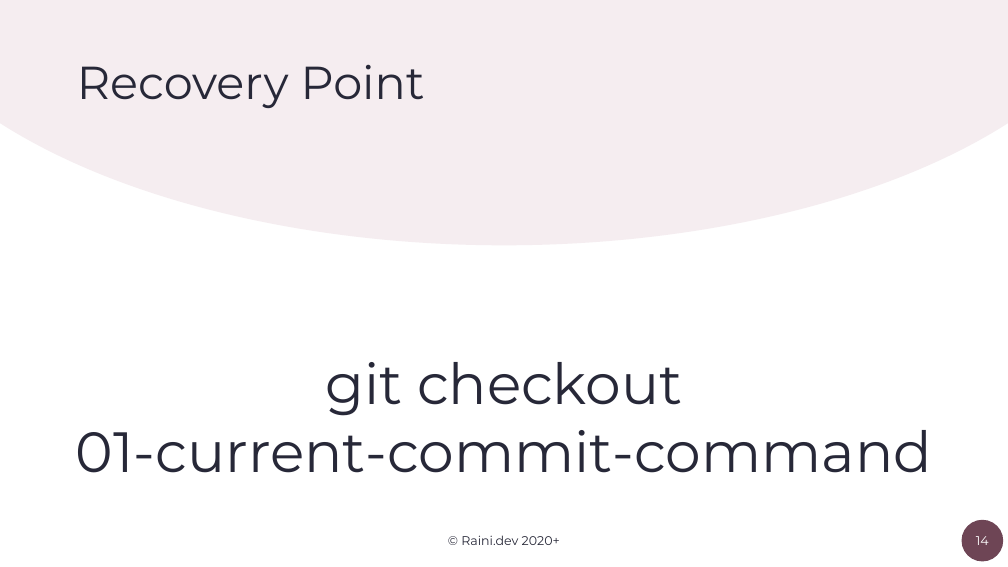
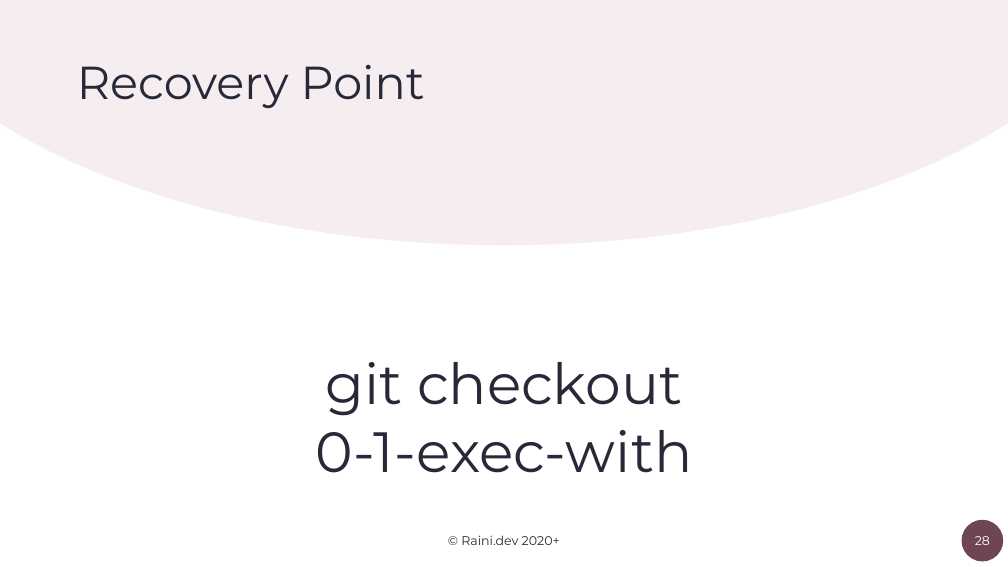
Before and after one commit to orlowdev/clean-project-history-with-semver-and-changelogs, a slide deck: slide 28 of Semantic-Versioning-at-Scale.pptx (slide 14 before the commit). Drawn at 1008x567 pixels with LibreOffice and Linux fonts; fonts in the diff are those of the drawing. Boxes give left, top, right and bottom in pixels: in the first picture for what was removed or moved away, otherwise in the second. Text is boxed around its words. In the diff, an @@ line names an element or a change of style, - is before the commit and + after.

```diff
--- a/Semantic-Versioning-at-Scale.pptx
+++ b/Semantic-Versioning-at-Scale.pptx
@@ text at box(315, 430, 692, 473): text changed @@
-01-current-commit-command
+0-1-exec-with
@@ page number at box(975, 536, 990, 545): text changed @@
-14
+28
```
Also in this commit, not shown: 14 other slides changed, 4 slides added, 2 slides removed.
